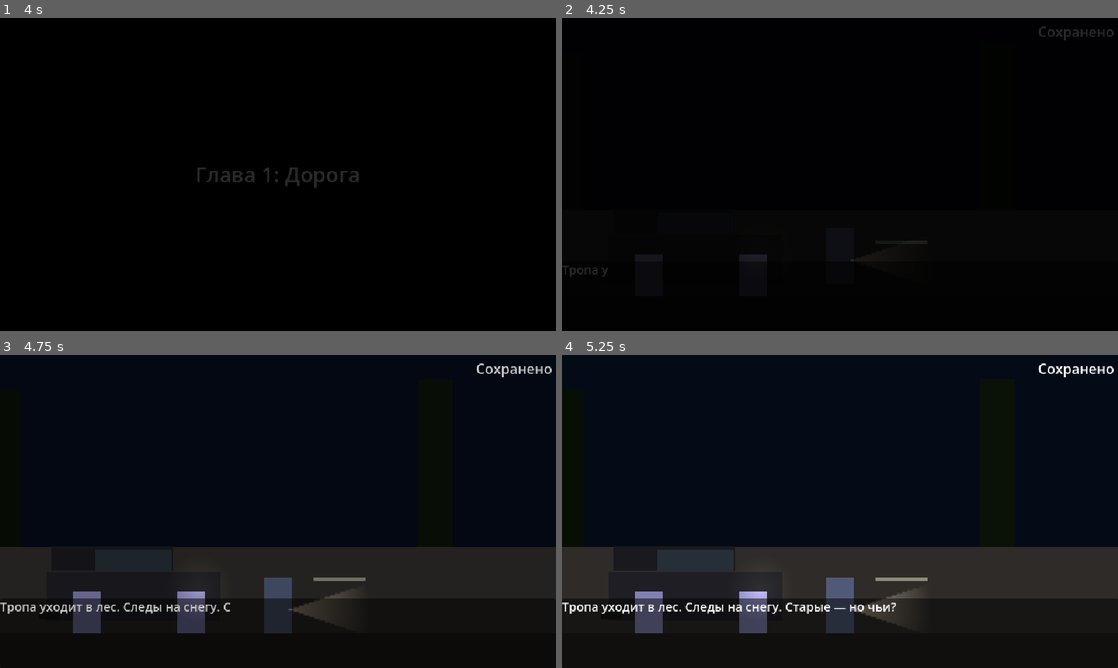
Above: before the commit, frames 1-4 (two rows, left to right).
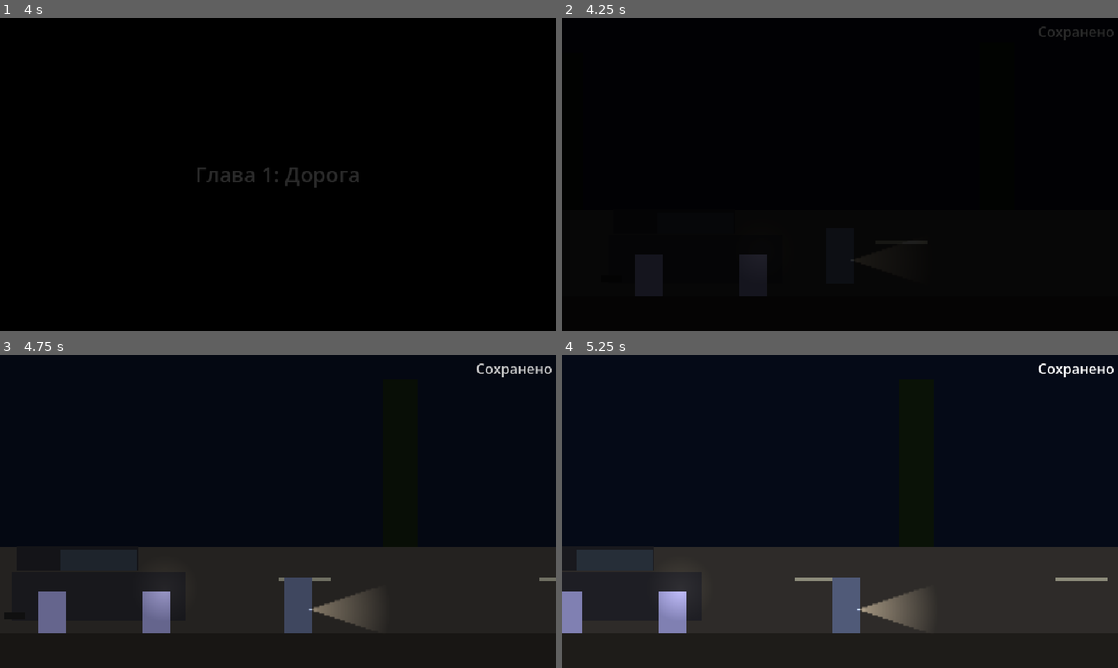
Above: after the commit, the same moments.

Repository: PNVDEVOPS/balagan_game
Game: Godot game, scene res://scenes/ui/main_menu.tscn
Same seed, same stepped clock (60 frames per second), same inputs: the game is played once before the commit and once after it.
Inputs (mouse positions are in pixels of both pictures, inside the frame that each line leads up to):
- Up to frame 1 (4 s): click "Новая игра" at 0.5 s; tap Enter at 1.25, 2.75 s; move the mouse to (400, 158) at 1.27 s; hold D (move_right) 1.28-2 s; hold Space (advance_dialogue) 1.28-2 s; click (400, 158) at 1.42 s; drag from (166, 190) to (250, 237) at 2.02 s; move the mouse to (333, 105) at 2.77 s; hold A (move_left) 2.78-3.5 s; hold Q (hide) 2.78-3.5 s; tap Space (advance_dialogue) at 3.5 s; drag from (250, 237) to (111, 127) at 3.52 s
- Up to frame 2 (4.25 s): no input
- Up to frame 3 (4.75 s): move the mouse to (444, 558) at 4.27 s; hold D (move_right) from 4.28 s (still down); hold Shift (run) from 4.28 s (still down)
- Up to frame 4 (5.25 s): release D (move_right) at 5 s; release Shift (run) at 5 s; drag from (673, 464) to (756, 433) at 5.02 s

Frame 1 is identical in both runs. In frame 2, less than 0.1% of the frame differs, in the area x 0-9%, y 79-83%; in frame 3, 5.0%; in frame 4, 5.9%, in the area x 0-99%, y 61-89%.

Commit message:
feat: murder site → shaman amulet; highway text moved to end of zone
- forest: MurderSite renamed to ShamanAmulet — new examine text describes bird-bone amulet left by shaman as a curse marker (fresh cord, old bones — someone visited recently)
- forest_logic: fallback lookup handles both ShamanAmulet and old MurderSite node name
- highway: intro narrative text moved from scene load to NarrativeTrigger zone at x=1400 — player reads it when they actually reach the forest path, not on spawn

Co-Authored-By: Claude Sonnet 4.6 <noreply@anthropic.com>

Diff:
--- a/scenes/rooms/room_forest.tscn
+++ b/scenes/rooms/room_forest.tscn
@@ -264,8 +264,9 @@
 [node name="CollisionShape2D" type="CollisionShape2D" parent="ExitZone" unique_id=1075962413]
 shape = SubResource("RectangleShape2D_exit")
 
-[node name="MurderSite" parent="." unique_id=119670520 instance=ExtResource("4")]
+[node name="ShamanAmulet" parent="." unique_id=119670520 instance=ExtResource("4")]
 position = Vector2(1800, 660)
+examine_text = "Амулет из птичьих костей, подвешенный на ветке."
 
 [node name="NoteFatherLast" parent="." unique_id=363862173 instance=ExtResource("4")]
 position = Vector2(1500, 620)
--- a/scenes/rooms/room_highway.tscn
+++ b/scenes/rooms/room_highway.tscn
@@ -237,6 +237,13 @@
 position = Vector2(900, 640)
 examine_text = "Указатель занесло снегом. Цифры не разобрать."
 
+[node name="NarrativeTrigger" type="Area2D" parent="." unique_id=671234501]
+position = Vector2(1400, 350)
+collision_layer = 0
+
+[node name="CollisionShape2D" type="CollisionShape2D" parent="NarrativeTrigger" unique_id=671234502]
+shape = SubResource("RectangleShape2D_trigger")
+
 [node name="TriggerZone" type="Area2D" parent="." unique_id=534517377]
 position = Vector2(1770, 350)
 collision_layer = 0
--- a/scripts/rooms/room_forest_logic.gd
+++ b/scripts/rooms/room_forest_logic.gd
@@ -11,7 +11,9 @@
 	if exit_zone:
 		exit_zone.body_entered.connect(_on_exit_zone)
 
-	var murder := get_node_or_null("MurderSite")
+	var murder := get_node_or_null("ShamanAmulet")
+	if not murder:
+		murder = get_node_or_null("MurderSite")
 	if murder:
 		murder.examined.connect(_on_murder_site_examined)
 
@@ -49,9 +51,9 @@
 		)
 
 func _on_murder_site_examined() -> void:
-	DialogueManager.show_text("", "Примятая трава. Старые следы борьбы. Снег здесь давно покраснел и стал чёрным.")
+	DialogueManager.show_text("", "Амулет из птичьих костей, подвешенный на ветке. Кости старые — отбелены временем. Но нити свежие. Кто-то приходил сюда недавно.")
 	await DialogueManager.dialogue_finished
-	DialogueManager.show_text("", "Это место знакомо. Будто кто-то оставил здесь часть себя — навсегда.")
+	DialogueManager.show_text("", "Такие вещи оставляют шаманы. Не как подношение — как замок. Чтобы что-то не ушло. Или не вошло.")
 
 func _on_laika_trigger(body: Node2D) -> void:
 	if not body.is_in_group("player") or _laika_appeared:
--- a/scripts/rooms/room_highway_logic.gd
+++ b/scripts/rooms/room_highway_logic.gd
@@ -1,12 +1,20 @@
 extends Node2D
+
+var _narrative_shown: bool = false
 
 func _ready() -> void:
 	var zone := get_node_or_null("TriggerZone")
 	if zone:
 		zone.body_entered.connect(_on_zone_entered)
 
-	await get_tree().process_frame
-	await get_tree().process_frame
+	var narrative := get_node_or_null("NarrativeTrigger")
+	if narrative:
+		narrative.body_entered.connect(_on_narrative_trigger)
+
+func _on_narrative_trigger(body: Node2D) -> void:
+	if not body.is_in_group("player") or _narrative_shown:
+		return
+	_narrative_shown = true
 	DialogueManager.show_text("", "Тропа уходит в лес. Следы на снегу. Старые — но чьи?")
 
 func _on_zone_entered(body: Node2D) -> void:
